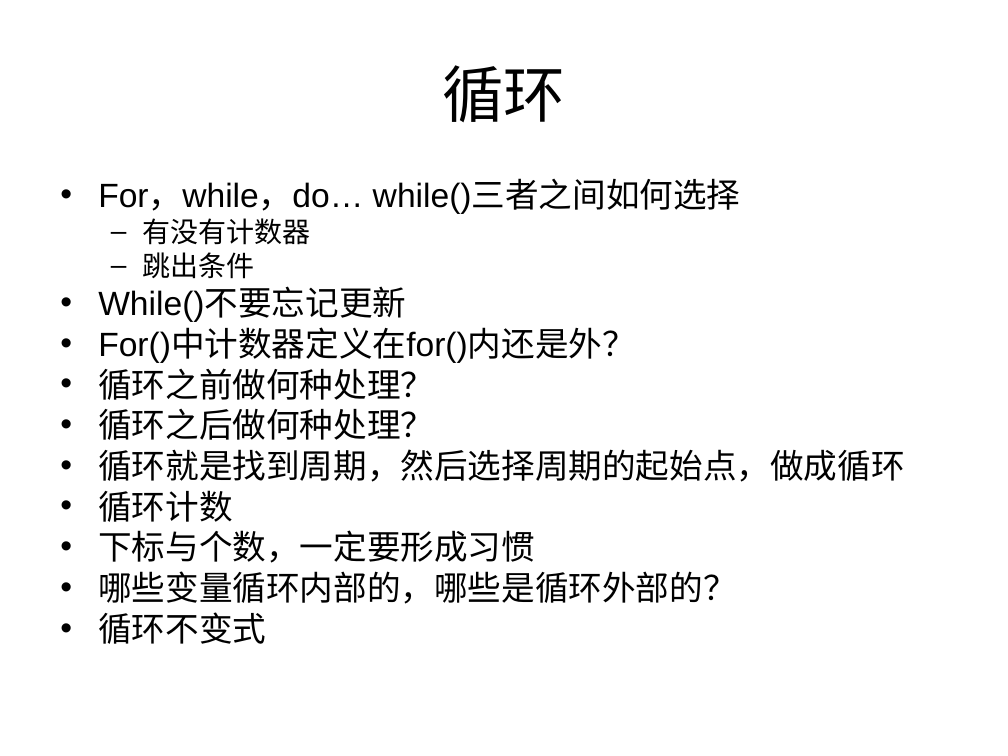
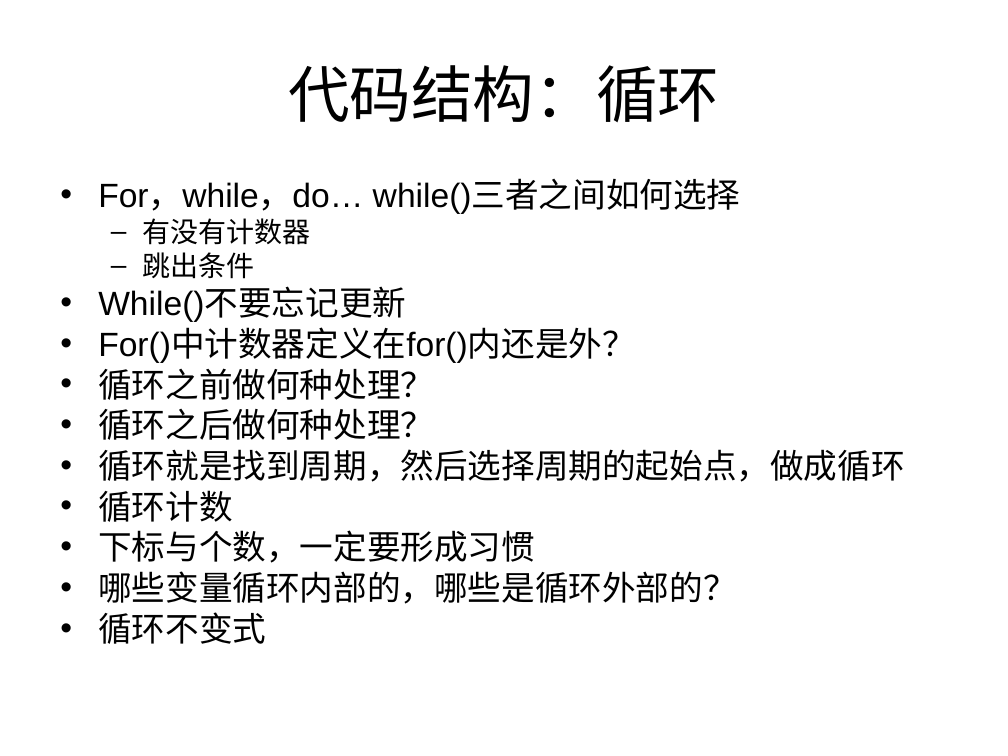
Before and after one commit to houjingbiao/leetcode, a slide deck: slide 11 of solutions/00conclusion.ppt. Drawn at 1008x756 pixels with LibreOffice and Linux fonts; fonts in the diff are those of the drawing. Boxes give left, top, right and bottom in pixels: in the first picture for what was removed or moved away, otherwise in the second. Text is boxed around its words. In the diff, an @@ line names an element or a change of style, - is before the commit and + after.

```diff
--- a/solutions/00conclusion.ppt
+++ b/solutions/00conclusion.ppt
@@ title at box(288, 65, 719, 122): text changed @@
-循环
+代码结构：循环
```
Also in this commit, not shown: 12 other slides changed, 6 slides removed.
